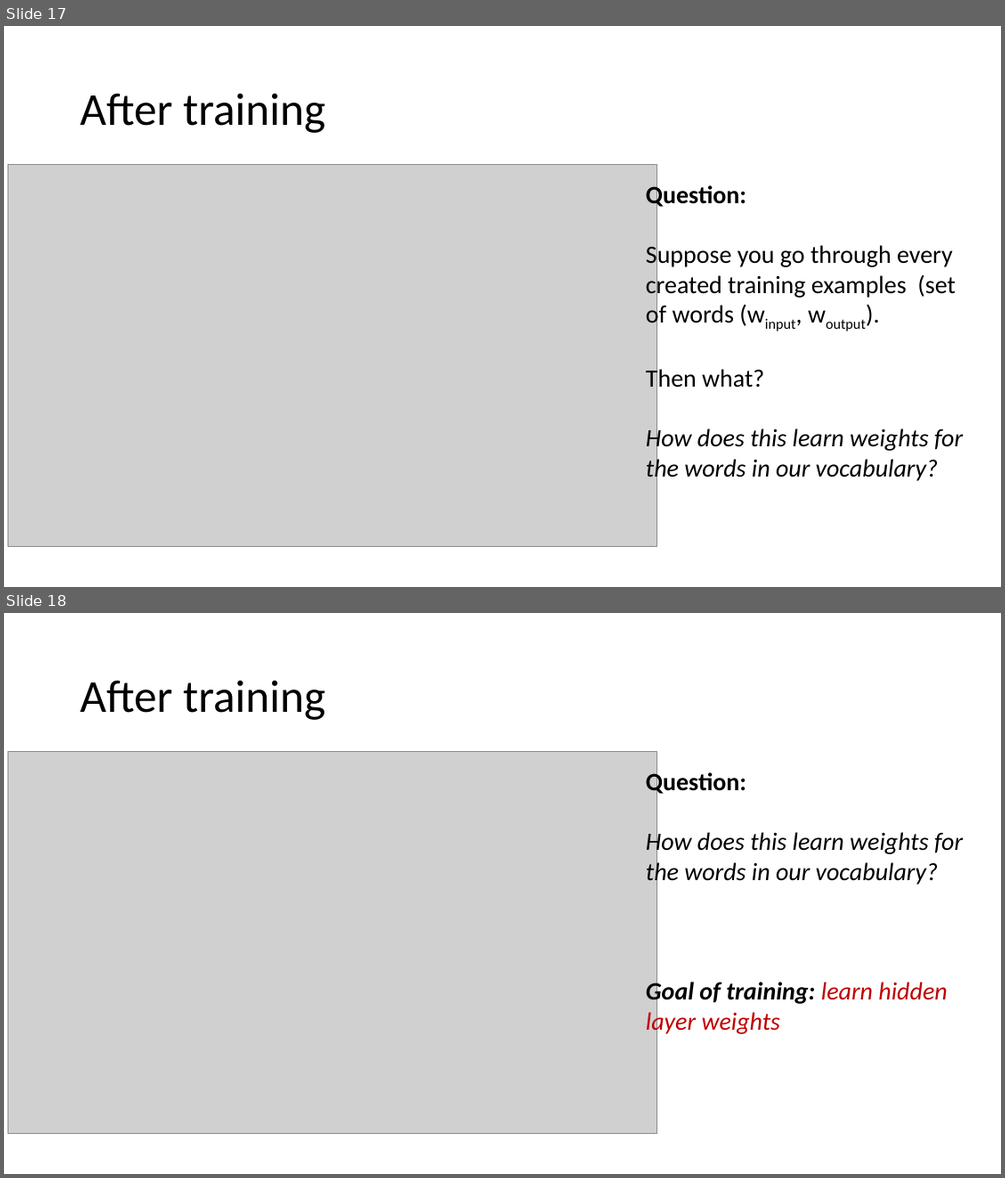
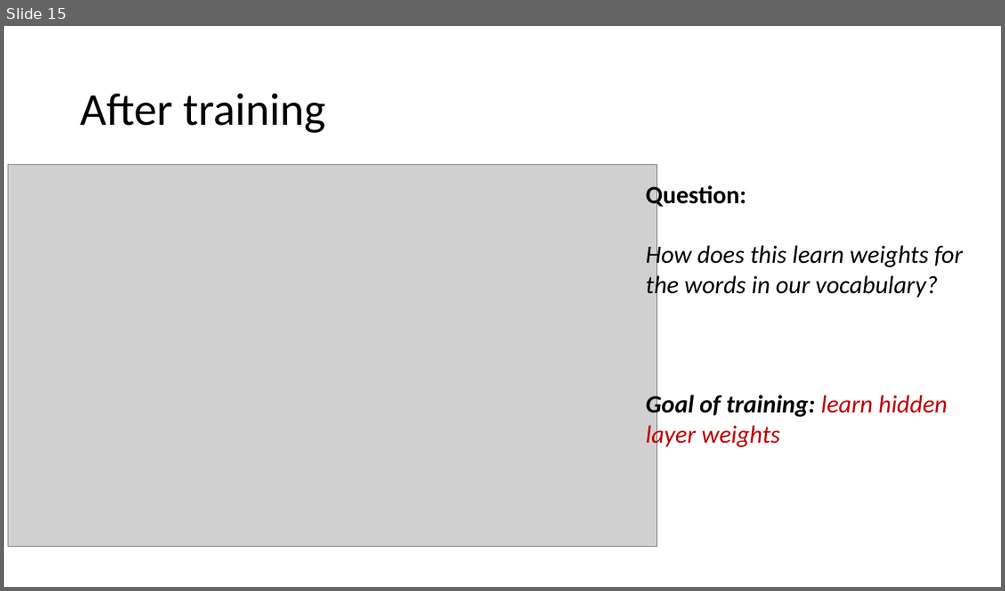
Before and after one commit to ICBI/AIMAHEAD_GU, a slide deck: Courses/ML_Concepts/Module_06_Natural_Language_Processing/Module_6_Natural_Language_Processing_02_word_embeddings.pptx. Shown one above the other, each under a label of ours: slides 17 and 18 before the commit, slide 15 after it. The pictures are 1005x1178 and 1005x591 pixels, drawn with LibreOffice and Linux fonts; fonts in the diff are those of the drawing; grey boxes stand for pictures. Boxes give left, top, right and bottom in pixels: in the first picture for what was removed or moved away, otherwise in the second. Text is boxed around its words. In the diff, an @@ line names an element or a change of style, - is before the commit and + after.

```diff
--- a/Courses/ML_Concepts/Module_06_Natural_Language_Processing/Module_6_Natural_Language_Processing_02_word_embeddings.pptx
+++ b/Courses/ML_Concepts/Module_06_Natural_Language_Processing/Module_6_Natural_Language_Processing_02_word_embeddings.pptx
@@ slide 17 removed at (4, 26, 1001, 587), background #FFFFFF @@
@@ title removed at (80, 93, 325, 133) @@
-After training
@@ picture removed at (8, 164, 657, 546) @@
@@ text removed at (646, 183, 963, 483) @@
-Question:
-Suppose you go through every created training examples (set of words (winput, woutput).
-Then what?
-How does this learn weights for the words in our vocabulary?
@@ what was slide 18 is now slide 15 @@
```
Also in this commit, not shown: 3 slides changed, 5 other slides removed, 1 other file.
